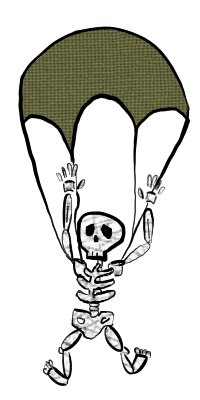
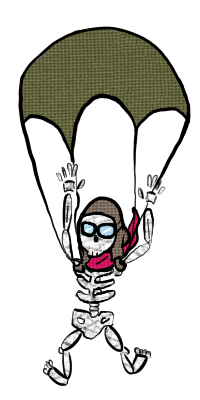
Layer changes from the first w=200, h=400 image to the second:
painted on "Paint Layer 3" over 72, 68, 191, 274
added layer "Paint Layer 9" in group "Group 6" over 76, 196, 128, 256
added layer "Paint Layer 12" (1st of 2, in "Group 6") in group "Group 6" over 76, 196, 128, 256
added layer "Paint Layer 12" (2nd of 2, in "Group 6") in group "Group 6" over 76, 196, 128, 256
added layer "Paint Layer 10" in group "Group 6" over 76, 196, 128, 256
added layer "Paint Layer 7" in group "Group 6" over 72, 196, 141, 274
added layer "Paint Layer 8" in group "Group 6" over 72, 196, 141, 274
added layer "Paint Layer 11" in group "Group 6" over 72, 196, 141, 274
added layer "Paint Layer 13" in group "Group 6" over 72, 196, 141, 274
painted on "Paint Layer 5" over 72, 68, 191, 274
painted on "Paint Layer 1" over 72, 196, 141, 274
painted on "WhiteColor" over 72, 196, 141, 274
